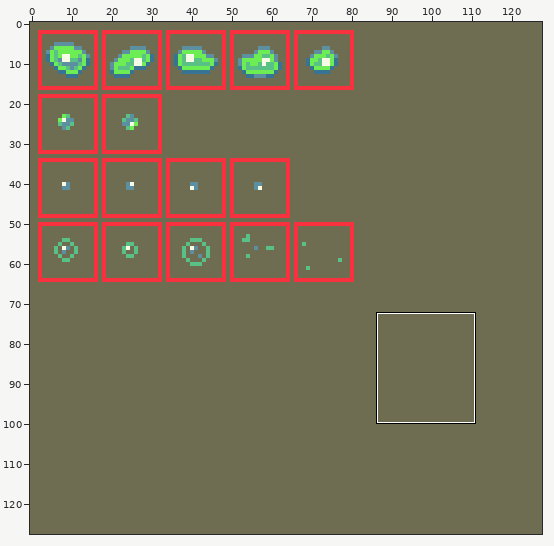
File history of a sprite sheet, images/particles.png. Above, an overview of the earlier version with the close-up marked.
Close-up. As it was:
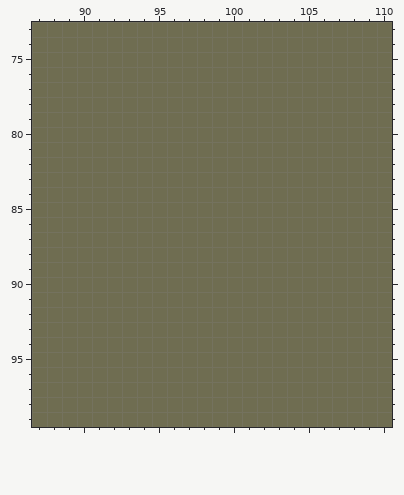
The file is 128x128 pixels. Shown: x 87..110, y 73..99. The commit also changed other parts of the picture, which this record leaves out.
Once edited:
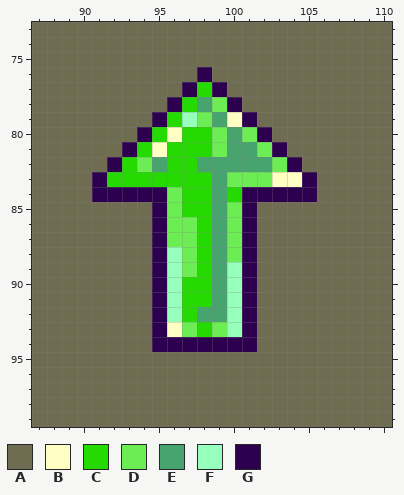
Palette (. is transparent): A #6f6d51  B #ffffc3  C #24da00  D #6ded54  E #47a46f  F #96ffbb  G #2d004f
What changed:
Colour A gives way to colour B in row 79 at x 100; in row 80 at x 96; in row 81 at x 95; in row 83 at x 103 to 104; in row 93 at x 96.
Colour A gives way to colour C in row 77 at x 98; in row 78 at x 97; in row 79 at x 96; in row 80 at x 95 and 97 to 98; in row 81 at x 94 and 96 to 98; in row 82 at x 93 and 96 to 97.
Colour A gives way to colour C in row 83 at x 92 to 98; in row 84 at x 97 to 98 and 100; in row 85 at x 97 to 98; in rows 86 to 89 at x 98; in rows 90 to 91 at x 97 to 98; in row 92 at x 97.
Colour A gives way to colour C in row 93 at x 98.
Colour A gives way to colour D in row 78 at x 99; in row 79 at x 98; in row 80 at x 99 and 101; in row 81 at x 99 and 102; in row 82 at x 94 and 103; in row 83 at x 100 to 102.
Colour A gives way to colour D in row 84 at x 96; in row 85 at x 96 and 100; in rows 86 to 87 at x 96 to 97 and 100; in row 88 at x 97 and 100; in row 89 at x 97; in row 93 at x 97 and 99.
Colour A gives way to colour E in row 78 at x 98; in row 79 at x 99; in row 80 at x 100; in row 81 at x 100 to 101; in row 82 at x 95 and 98 to 102; in rows 83 to 91 at x 99.
Colour A gives way to colour E in row 92 at x 98 to 99.
Colour A gives way to colour F in row 79 at x 97; in row 88 at x 96; in rows 89 to 92 at x 96 and 100; in row 93 at x 100.
Colour A gives way to colour G in row 76 at x 98; in row 77 at x 97 and 99; in row 78 at x 96 and 100; in row 79 at x 95 and 101; in row 80 at x 94 and 102; in row 81 at x 93 and 103.
Colour A gives way to colour G in row 82 at x 92 and 104; in row 83 at x 91 and 105; in row 84 at x 91 to 95 and 101 to 105; in rows 85 to 93 at x 95 and 101; in row 94 at x 95 to 101.
